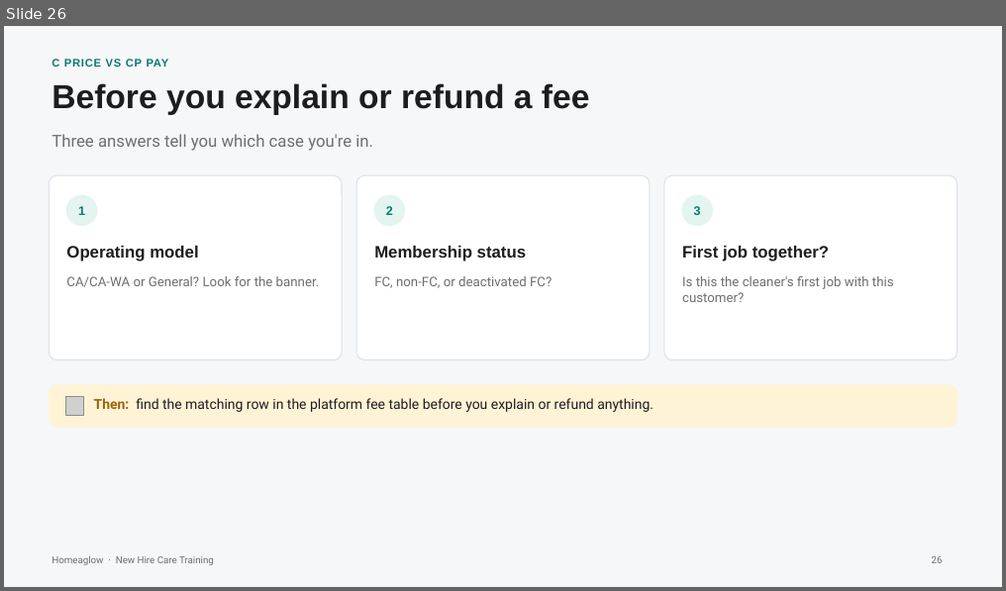
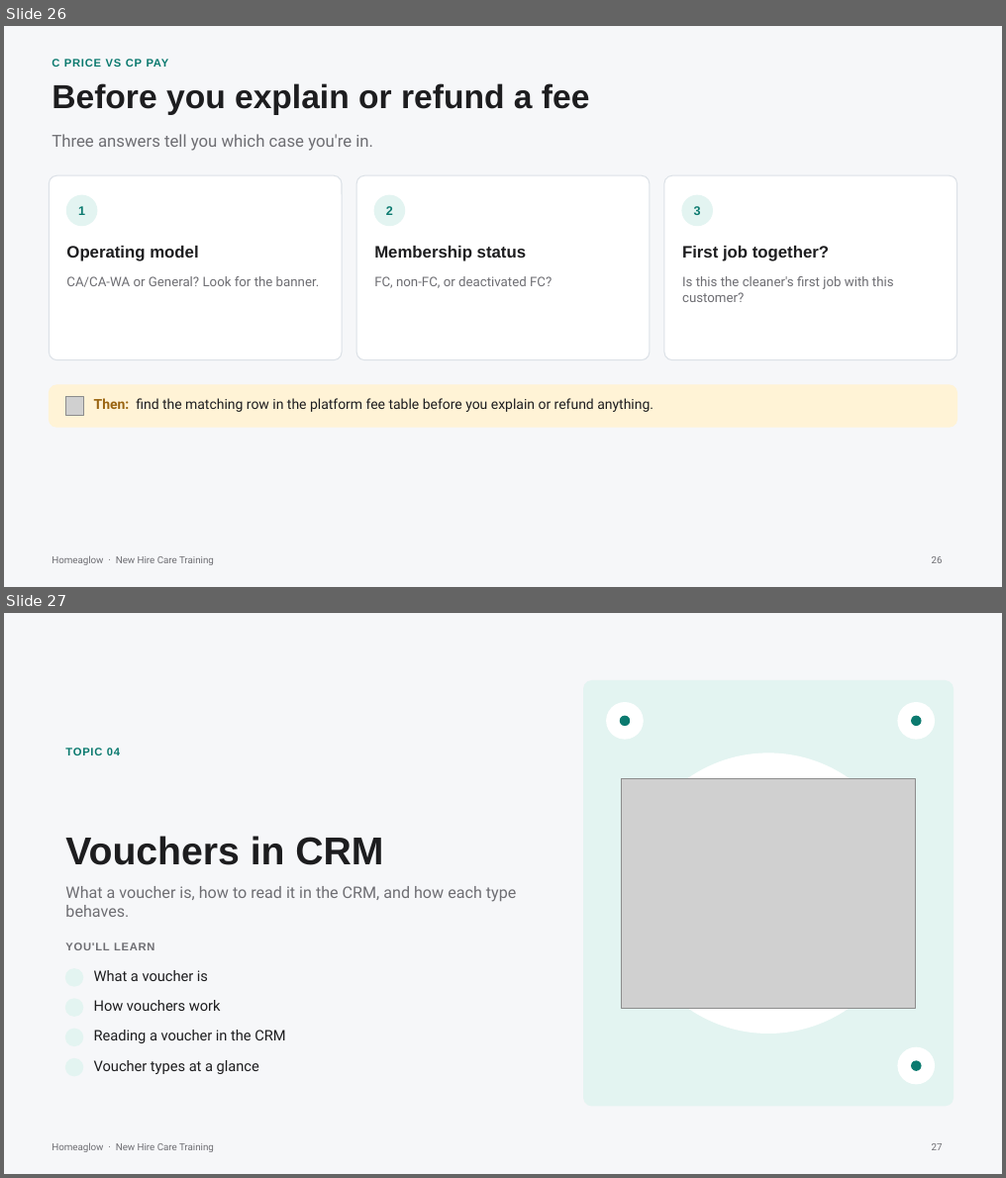
Before and after one commit to anjulimichelle/training, a slide deck: platform-mechanics/platform-operating-mechanics.pptx. Shown one above the other, each under a label of ours: slide 26 before the commit, slides 26 and 27 after it. The pictures are 1006x591 and 1006x1178 pixels, drawn with LibreOffice and Linux fonts; fonts in the diff are those of the drawing; grey boxes stand for pictures; background and template pictures are left out. Boxes give left, top, right and bottom in pixels: in the first picture for what was removed or moved away, otherwise in the second. Text is boxed around its words. In the diff, an @@ line names an element or a change of style, - is before the commit and + after.

```diff
--- a/platform-mechanics/platform-operating-mechanics.pptx
+++ b/platform-mechanics/platform-operating-mechanics.pptx
@@ slide 27 added at <box>4,613,1002,1174</box>, background #F6F7F9; not listed: 1 template element that a slide beside it also shows @@
@@ rounded rectangle added at <box>584,681,953,1106</box>, fill #E3F4F1, outline #E3F4F1 0.75 pt @@
@@ ellipse added at <box>607,703,643,739</box>, fill #FFFFFF, outline #FFFFFF 1 pt @@
@@ ellipse added at <box>620,716,629,725</box>, fill #0B7A6F, outline #0B7A6F 1 pt @@
@@ ellipse added at <box>898,703,934,739</box>, fill #FFFFFF, outline #FFFFFF 1 pt @@
@@ ellipse added at <box>912,716,921,725</box>, fill #0B7A6F, outline #0B7A6F 1 pt @@
@@ text added at <box>65,748,120,756</box>, 8 pt, text #0B7A6F, bold @@
+TOPIC 04
@@ ellipse added at <box>629,754,908,1033</box>, fill #FFFFFF, outline #FFFFFF 1 pt @@
@@ picture added at <box>622,778,915,1008</box> @@
@@ text added at <box>65,836,383,865</box>, 28 pt, text #1D1D1F, bold @@
+Vouchers in CRM
@@ text added at <box>65,886,516,917</box>, 11.5 pt, text #6E6E73 @@
+What a voucher is, how to read it in the CRM, and how each type behaves.
@@ text added at <box>65,943,154,951</box>, 8 pt, text #6E6E73, bold @@
+YOU'LL LEARN
@@ ellipse added at <box>65,969,83,986</box>, fill #E3F4F1, outline #E3F4F1 1 pt @@
@@ text added at <box>94,970,208,981</box>, 10.5 pt, text #1D1D1F @@
+What a voucher is
@@ ellipse added at <box>65,999,83,1016</box>, fill #E3F4F1, outline #E3F4F1 1 pt @@
@@ text added at <box>94,1000,221,1011</box>, 10.5 pt, text #1D1D1F @@
+How vouchers work
@@ ellipse added at <box>65,1029,83,1046</box>, fill #E3F4F1, outline #E3F4F1 1 pt @@
@@ text added at <box>94,1030,285,1044</box>, 10.5 pt, text #1D1D1F @@
+Reading a voucher in the CRM
@@ ellipse added at <box>898,1048,934,1084</box>, fill #FFFFFF, outline #FFFFFF 1 pt @@
@@ ellipse added at <box>65,1059,83,1076</box>, fill #E3F4F1, outline #E3F4F1 1 pt @@
@@ text added at <box>94,1060,259,1074</box>, 10.5 pt, text #1D1D1F @@
+Voucher types at a glance
@@ ellipse added at <box>912,1062,921,1071</box>, fill #0B7A6F, outline #0B7A6F 1 pt @@
@@ page number added at <box>932,1144,943,1151</box>, 7 pt, text #6E6E73 @@
+27
```
Also in this commit, not shown: 1 slide changed, 17 other slides added, 7 other files.
